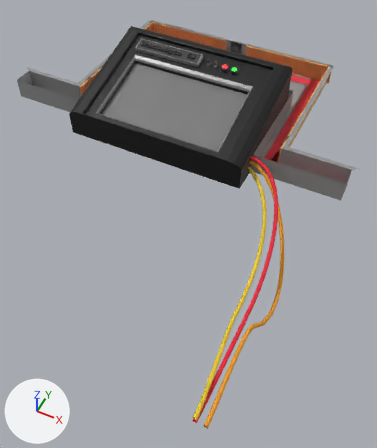
An edit to the FBX model Assets/Assets/Module.fbx, drawn before and after from the same camera.
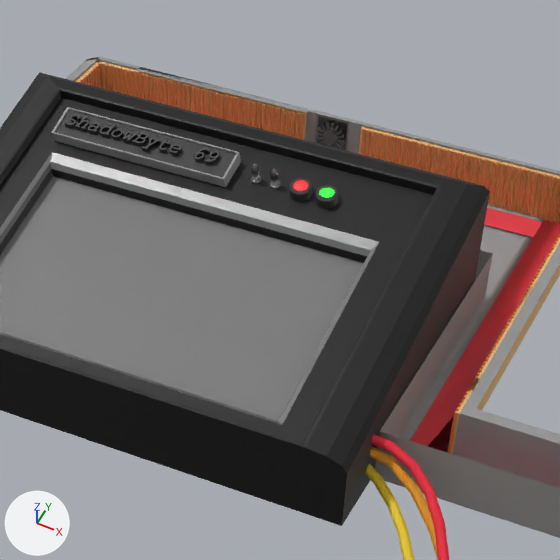
Old and new are each drawn whole from a 50 mm camera at (19.8, -38.1, 32.9) aimed at (5.2, -8.8, -3.7) and again close up on the part from 31% to 84% of the width and 0% to 45% of the height. Arrows for +X, +Y and +Z are at lower left; the lights stay in place. Where no turn or scale is listed for an object, it has been applied to the vertices. Vertices at the same position are counted once.

In view in the first close-up: 'Module', 'haLLWAY'.
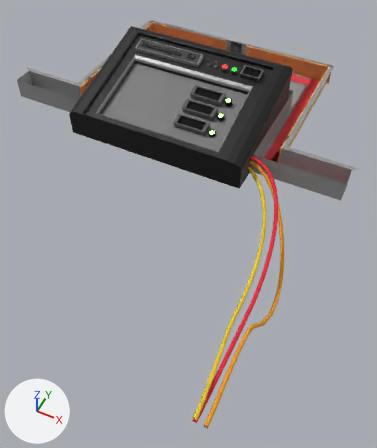
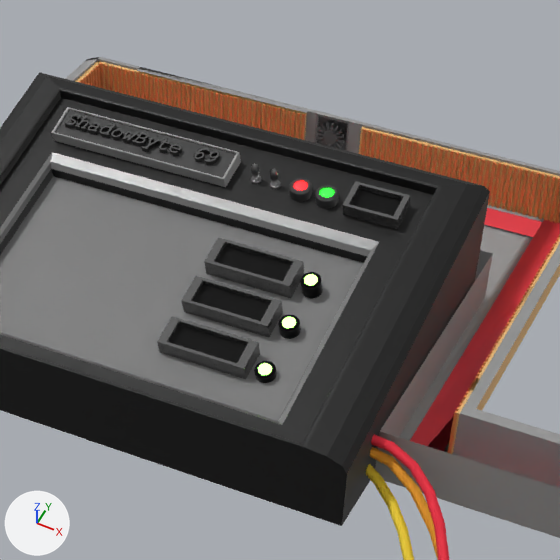
Pixel boxes [x1, y1, x2, y2] of what changed, in the close-ups (560 x 560 px):
'LightIndicator', added
    after: [300, 272, 323, 299]
    faces in mat_material_040 (black #1c1c1c): [300, 272, 323, 299]
    faces in mat_material_041 (dark green #376d29): [304, 274, 318, 286]
'LightIndicator.001', added
    after: [278, 315, 301, 339]
    faces in mat_material_042 (black #1c1c1c): [278, 315, 301, 339]
    faces in mat_material_043 (dark green #376d29): [282, 317, 296, 329]
'LightIndicator.002', added
    after: [254, 361, 277, 383]
    faces in mat_material_044 (black #1c1c1c): [254, 361, 277, 383]
    faces in mat_material_045 (dark green #376d29): [258, 363, 272, 375]
part 1 of me_cube_009, added (black)
    after: [342, 181, 410, 230]
part 2 of me_cube_009, added (black)
    after: [204, 237, 304, 298]
part 3 of me_cube_009, added (black)
    after: [181, 276, 283, 338]
part 4 of me_cube_009, added (black)
    after: [157, 316, 260, 379]

The change, as a diff of the scene's bpy script:
```diff
--- a/Assets/Assets/Module.fbx.py
+++ b/Assets/Assets/Module.fbx.py
@@ me_cube_009 @@
-me_cube_009.from_pydata(...)  # 51836 vertices, 55887 faces; spans x -9.0..9.0, y -6.0..6.0, z -3.0..2.8
+me_cube_009.from_pydata(...)  # 51900 vertices, 55943 faces; spans x -9.0..9.0, y -6.0..6.0, z -3.0..2.8
+# me_cube_009 part 1: a new loose piece of 16 vertices spanning x 4.8..6.8, y 3.1..4.8, z 0.5..2.7
+# me_cube_009 part 2: a new loose piece of 16 vertices spanning x 1.2..4.3, y -0.2..1.4, z -0.6..1.4
+# me_cube_009 part 3: a new loose piece of 16 vertices spanning x 1.2..4.3, y -1.9..-0.3, z -1.1..0.9
+# me_cube_009 part 4: a new loose piece of 16 vertices spanning x 1.2..4.3, y -3.7..-2.1, z -1.6..0.4
 me_cube_009.materials.append(mat_material_001)
@@ me_cube_009 @@
 me_cube_009.materials.append(mat_material_010)
+me_cube_009.materials.append(mat_material_032)  # grey #787878
+me_cube_009.materials.append(mat_material_033)  # black #000000
+me_cube_009.materials.append(mat_material_034)  # grey #787878
+me_cube_009.materials.append(mat_material_035)  # black #000000
+me_cube_009.materials.append(mat_material_036)  # grey #787878
+me_cube_009.materials.append(mat_material_037)  # black #000000
+me_cube_009.materials.append(mat_material_038)  # grey #787878
+me_cube_009.materials.append(mat_material_039)  # black #000000
@@ ob_lightindicator_001 @@
+ob_lightindicator_001 = bpy.data.objects.new('LightIndicator.001', me_cylinder_006)  # 192 vertices, 162 faces; spans x -0.354..0.354, y -0.451..0.451, z -0.451..0.453; in mat_material_042 (black #1c1c1c), mat_material_043 (dark green #376d29)
+ob_lightindicator_001.location = (4.79, -1.23, 3.21)
@@ ob_lightindicator_002 @@
+ob_lightindicator_002 = bpy.data.objects.new('LightIndicator.002', me_cylinder_007)  # 192 vertices, 162 faces; spans x -0.354..0.354, y -0.451..0.451, z -0.451..0.453; in mat_material_044 (black #1c1c1c), mat_material_045 (dark green #376d29)
+ob_lightindicator_002.location = (4.79, -3.06, 2.58)
@@ ob_lightindicator @@
+ob_lightindicator = bpy.data.objects.new('LightIndicator', me_cylinder_005)  # 192 vertices, 162 faces; spans x -0.354..0.354, y -0.451..0.451, z -0.451..0.453; in mat_material_040 (black #1c1c1c), mat_material_041 (dark green #376d29)
+ob_lightindicator.location = (4.79, 0.5, 3.82)
```
